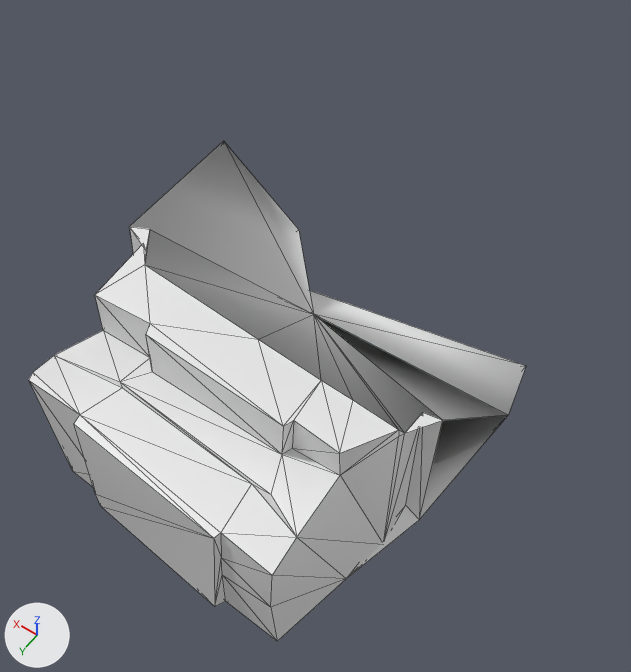
A saved change to the OBJ model src/main/resources/assets/kn8/meshes/narumi/foot_right.obj.
Rendered twice from a 50 mm lens placed at (-0.027, 0.266, 0.45), pointed at (0.142, 0.03, 0.079). Arrows for +X, +Y and +Z are at lower left; the lights stay in place. The picture after the commit comes second. Mesh edges are drawn as thin lines. Where no turn or scale is listed for an object, it has been applied to the vertices. Vertices at exactly the same position are counted once.

Objects in the first picture: 'foot_right'.
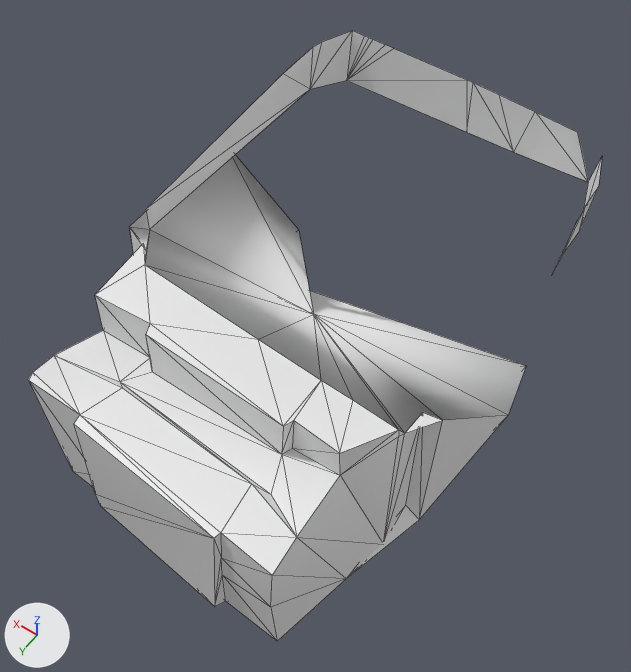
Changed parts and their boxes [x1, y1, x2, y2] in the pictures (631 x 672 px):
'foot_right', reshaped (15% wider, 22% taller)
    before: [29, 141, 526, 641]
    after: [29, 30, 602, 641]
part 1 of me_foot_right, built on
    before: [315, 315, 507, 420]
    after: [146, 30, 602, 420]

What the commit changed:
me_foot_right is used by ob_foot_right; location (0.0, 0.0, 0.0).
me_foot_right had 66 vertices, 128 faces and spanned x 0.045..0.245, y -0.084..0.159, z 0.003..0.132.
me_foot_right now has 93 vertices, 153 faces and spans x 0.045..0.245, y -0.111..0.159, z 0.003..0.164.
Part 1, on me_foot_right:
3 faces are deleted.
27 vertices are added at x 0.048..0.228, y -0.111..0.057, z 0.118..0.164.
28 new faces join them.
